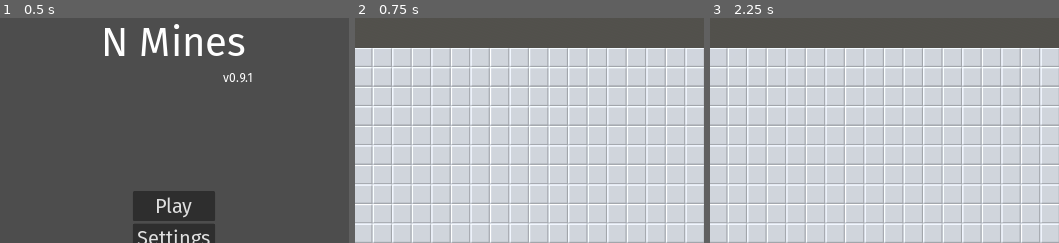
Above: before the commit, frames 1-3 (left to right).
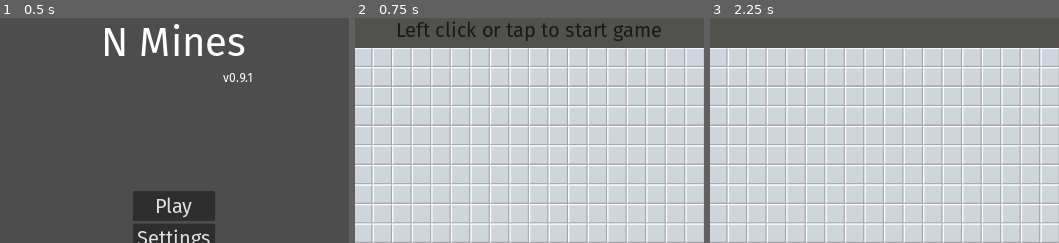
Above: after the commit, the same moments.

Repository: Enn3Developer/n_minesweeper
Game: Godot game, scene res://scenes/menu.tscn
Two runs of this game, one before a commit and one after it. Both use one fixed random seed, a clock stepped at 60 frames per second and the inputs below.
Inputs (mouse positions are % of the whole screen's width and height, from its top left):
- Up to frame 1 (0.5 s): no input
- Up to frame 2 (0.75 s): click "Play" at 0.5 s
- Up to frame 3 (2.25 s): click "Reset" at 1.25 s; tap Enter at 2 s; move the mouse to (82, 45) at 2.02 s; hold . (multi_swipe_down_right) from 2.03 s (still down); hold Middle mouse button (multi_touch) from 2.03 s (still down); click (82, 45) at 2.17 s
The pictures show only the part of the screen within x 32-82%, y 0-50%; the shares and areas given below are measured in that part.

Frame 1 is identical in both runs. In frame 2, 1.5% of the frame differs, in the area x 12-88%, y 1-11%; in frame 3, nothing differs.

Commit message:
added animation

Diff:
--- a/scenes/game.tscn
+++ b/scenes/game.tscn
@@ -27,6 +27,43 @@
 [sub_resource type="Environment" id="Environment_qakiv"]
 background_mode = 2
 sky = SubResource("Sky_3n807")
+
+[sub_resource type="Animation" id="Animation_ibj7v"]
+resource_name = "start_game_transparency"
+loop_mode = 1
+tracks/0/type = "value"
+tracks/0/imported = false
+tracks/0/enabled = true
+tracks/0/path = NodePath("Camera3D/StartGame:theme_override_colors/font_color")
+tracks/0/interp = 1
+tracks/0/loop_wrap = true
+tracks/0/keys = {
+"times": PackedFloat32Array(0, 0.266667, 0.633333, 0.933333),
+"transitions": PackedFloat32Array(1, 1, 1, 1),
+"update": 0,
+"values": [Color(0.0509804, 0.0509804, 0.0509804, 1), Color(0.0509804, 0.0509804, 0.0509804, 0.619608), Color(0.0509804, 0.0509804, 0.0509804, 0.505882), Color(0.0509804, 0.0509804, 0.0509804, 0.905882)]
+}
+
+[sub_resource type="Animation" id="Animation_7usiy"]
+length = 0.001
+tracks/0/type = "value"
+tracks/0/imported = false
+tracks/0/enabled = true
+tracks/0/path = NodePath("Camera3D/StartGame:theme_override_colors/font_color")
+tracks/0/interp = 1
+tracks/0/loop_wrap = true
+tracks/0/keys = {
+"times": PackedFloat32Array(0),
+"transitions": PackedFloat32Array(1),
+"update": 0,
+"values": [Color(0.051971, 0.051971, 0.0519709, 1)]
+}
+
+[sub_resource type="AnimationLibrary" id="AnimationLibrary_3qnk5"]
+_data = {
+"RESET": SubResource("Animation_7usiy"),
+"start_game_transparency": SubResource("Animation_ibj7v")
+}
 
 [node name="Game" type="Node3D" node_paths=PackedStringArray("camera")]
 script = ExtResource("1_7mrtt")
@@ -79,4 +116,24 @@
 theme_override_font_sizes/font_size = 22
 text = "Reset"
 
+[node name="StartGame" type="Label" parent="Camera3D"]
+anchors_preset = 5
+anchor_left = 0.5
+anchor_right = 0.5
+offset_left = -0.5
+offset_right = 0.5
+offset_bottom = 39.0
+grow_horizontal = 2
+theme_override_colors/font_color = Color(0.051971, 0.051971, 0.0519709, 1)
+text = "Left click or tap to start game"
+horizontal_alignment = 1
+vertical_alignment = 1
+
+[node name="AnimationPlayer" type="AnimationPlayer" parent="."]
+libraries = {
+"": SubResource("AnimationLibrary_3qnk5")
+}
+autoplay = "start_game_transparency"
+speed_scale = 0.75
+
 [connection signal="pressed" from="Camera3D/Stats/Reset" to="." method="_on_reset_pressed"]
--- a/scripts/game.gd
+++ b/scripts/game.gd
@@ -103,6 +103,8 @@
 	var index := position.y * width + position.x
 	if not generated:
 		generate_grid(position)
+		$Camera3D/StartGame.visible = false
+		$AnimationPlayer.stop()
 	if flagged_grid.decode_s8(index) == 1: return
 	if grid.decode_s8(index) == -1:
 		prepare_lose()
Not shown: 1 places in scenes/game.tscn that only renumber resources
